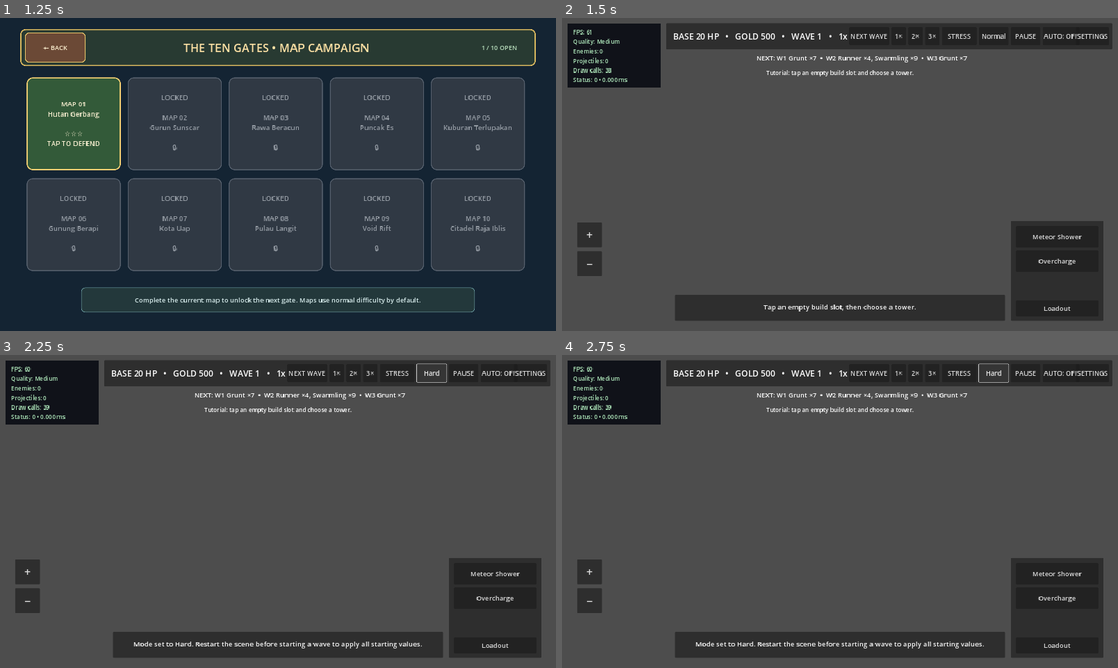
Above: before the commit, frames 1-4 (two rows, left to right).
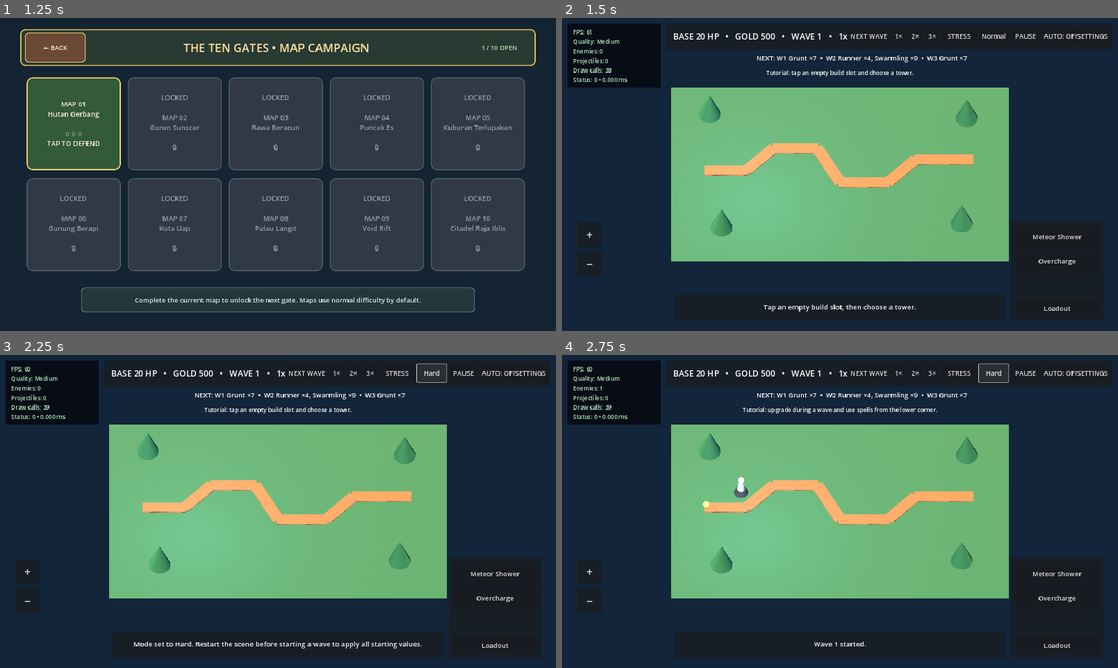
Above: after the commit, the same moments.

Repository: harryshabri0/ten-gates
Game: Godot game, scene res://scenes/ui/main_menu.tscn
Two runs of this game, one before a commit and one after it. Both use one fixed random seed, a clock stepped at 60 frames per second and the inputs below.
Inputs:
- Up to frame 1 (1.25 s): click "PLAY CAMPAIGN" at 0.5 s
- Up to frame 2 (1.5 s): click "MAP 01 Hutan Gerbang ☆☆☆ TAP …" at 1.25 s
- Up to frame 3 (2.25 s): click "Normal" at 2 s
- Up to frame 4 (2.75 s): no input

Frame 1 is identical in both runs. In frame 2, 79% of the frame differs, in the area x 0-100%, y 0-100%; in frame 3, 79%; in frame 4, 79%.

Commit message:
Fix automatic wave spawn and 3D viewport rendering

Diff:
--- a/project.godot
+++ b/project.godot
@@ -5,7 +5,7 @@
 [application]
 
 config/name="Ten Gates"
-config/version="1.0.2"
+config/version="1.0.3"
 config/icon="res://assets/release/ten_gates_icon.png"
 run/main_scene="res://scenes/ui/main_menu.tscn"
 config/features=PackedStringArray("4.3", "Mobile")
--- a/scripts/gameplay/game_controller.gd
+++ b/scripts/gameplay/game_controller.gd
@@ -155,6 +155,8 @@
 	_hud.set_third_spell_slot_state(_spell_system.has_third_slot(), _available_skill_points())
 	if not active_run.is_empty() and String(active_run.get("level_id", "")) == level_id:
 		_restore_active_run(active_run)
+	else:
+		call_deferred("_begin_opening_assault")
 	_update_tutorial("start")
 	if UpdateService.has_update():
 		_on_update_available(UpdateService.get_pending_version())
@@ -163,6 +165,39 @@
 func _on_update_available(version: String) -> void:
 	_hud.show_update_available(version)
 	_hud.set_hint("Update Ten Gates v%s is available. Tap UPDATE to download it." % version)
+
+func _begin_opening_assault() -> void:
+	## New maps open with a free Archer and then begin Wave 1 automatically.
+	## This makes it immediately clear that the path is alive without trapping a
+	## first-time player in an unwinnable opening.
+	await get_tree().create_timer(1.25).timeout
+	if _towers.is_empty():
+		_place_starter_archer()
+	# A visible scout confirms that the map is alive while Wave 1 is queued.
+	_enemy_manager.queue_spawn("grunt", 1, 0.08)
+	_on_next_wave_requested()
+
+func _place_starter_archer() -> void:
+	if not _tower_definitions.has("archer"):
+		return
+	var slot: int = 0
+	while slot < _slot_positions.size() and _slot_types[slot] == "locked":
+		slot += 1
+	if slot >= _slot_positions.size():
+		return
+	var tower := PrototypeTower.new()
+	tower.position = _slot_positions[slot]
+	tower.configure(_tower_definitions["archer"], _slot_types[slot])
+	tower.set_skill_modifiers(_skill_modifiers)
+	tower.set_world_range_multiplier(_world_rules.get_tower_range_multiplier())
+	tower.set_world_element_damage_multipliers(_world_rules.get_element_damage_multipliers())
+	add_child(tower)
+	tower.hide()
+	_towers.append(tower)
+	_tower_by_slot[slot] = tower
+	_slots_occupied[slot] = 1
+	_hud.set_hint("Starter Archer deployed. Wave 1 is approaching!")
+	AudioDirector.play_build()
 
 func _process(delta: float) -> void:
 	if _is_paused:
--- a/scripts/gameplay/three_d_battlefield.gd
+++ b/scripts/gameplay/three_d_battlefield.gd
@@ -25,6 +25,7 @@
 func _setup_viewport() -> void:
 	_viewport = SubViewport.new()
 	_viewport.size = Vector2i(1920, 1080)
+	_viewport.own_world_3d = true
 	_viewport.transparent_bg = false
 	_viewport.render_target_update_mode = SubViewport.UPDATE_ALWAYS
 	add_child(_viewport)
@@ -34,7 +35,9 @@
 	display.stretch_mode = TextureRect.STRETCH_KEEP_ASPECT_COVERED
 	display.mouse_filter = Control.MOUSE_FILTER_IGNORE
 	display.set_anchors_and_offsets_preset(Control.PRESET_FULL_RECT)
-	display.z_index = -10
+	display.position = Vector2.ZERO
+	display.size = Vector2(1920.0, 1080.0)
+	display.z_index = 0
 	get_parent().call_deferred("add_child", display)
 	get_parent().call_deferred("move_child", display, 0)
 	var backdrop: CanvasItem = get_parent().get_node_or_null("Backdrop") as CanvasItem
@@ -72,6 +75,7 @@
 	_camera = Camera3D.new()
 	_camera.projection = Camera3D.PROJECTION_ORTHOGONAL
 	_camera.size = _zoom_size
+	_camera.current = true
 	_camera.position = Vector3(0.0, 13.5, 10.5)
 	_world_root.add_child(_camera)
 	_camera.look_at(Vector3(0.0, 0.0, 0.0))
--- a/scripts/gameplay/wave_director.gd
+++ b/scripts/gameplay/wave_director.gd
@@ -50,14 +50,15 @@
 	if _running_wave or _next_wave_index >= _waves.size():
 		return false
 	var wave: Dictionary = _waves[_next_wave_index]
+	var modifier: String = str(_current_level.get("modifier", ""))
 	for group: Dictionary in Array(wave.get("groups", [])):
 		if group.has("boss"):
-			boss_requested.emit(String(group["boss"]))
+			boss_requested.emit(str(group["boss"]))
 			continue
 		var interval: float = float(group["interval"])
-		if String(_current_level.get("modifier", "")) == "fast_waves":
+		if modifier == "fast_waves":
 			interval *= 0.70
-		_enemy_manager.queue_spawn(String(group["enemy"]), int(group["count"]), interval, bool(group.get("elite", false)) or String(_current_level.get("modifier", "")) == "elite_dominant")
+		_enemy_manager.queue_spawn(str(group["enemy"]), int(group["count"]), interval, bool(group.get("elite", false)) or modifier == "elite_dominant")
 	_running_wave = true
 	wave_started.emit(_next_wave_index + 1)
 	return true
Not shown, changed: export_presets.cfg
